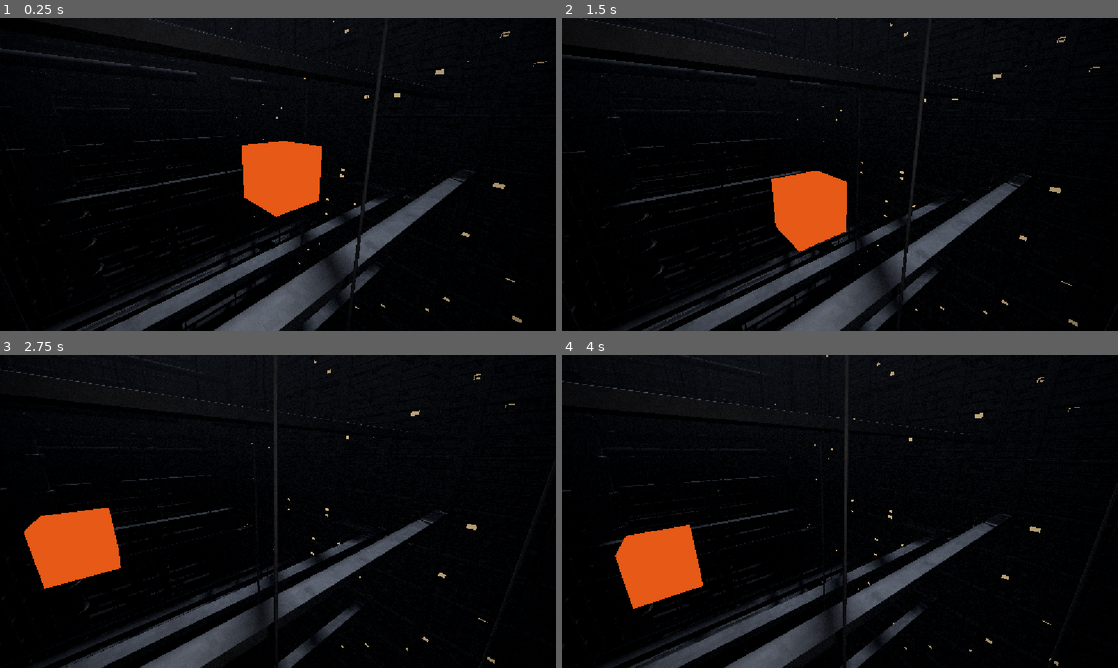
Above: before the commit, frames 1-4 (two rows, left to right).
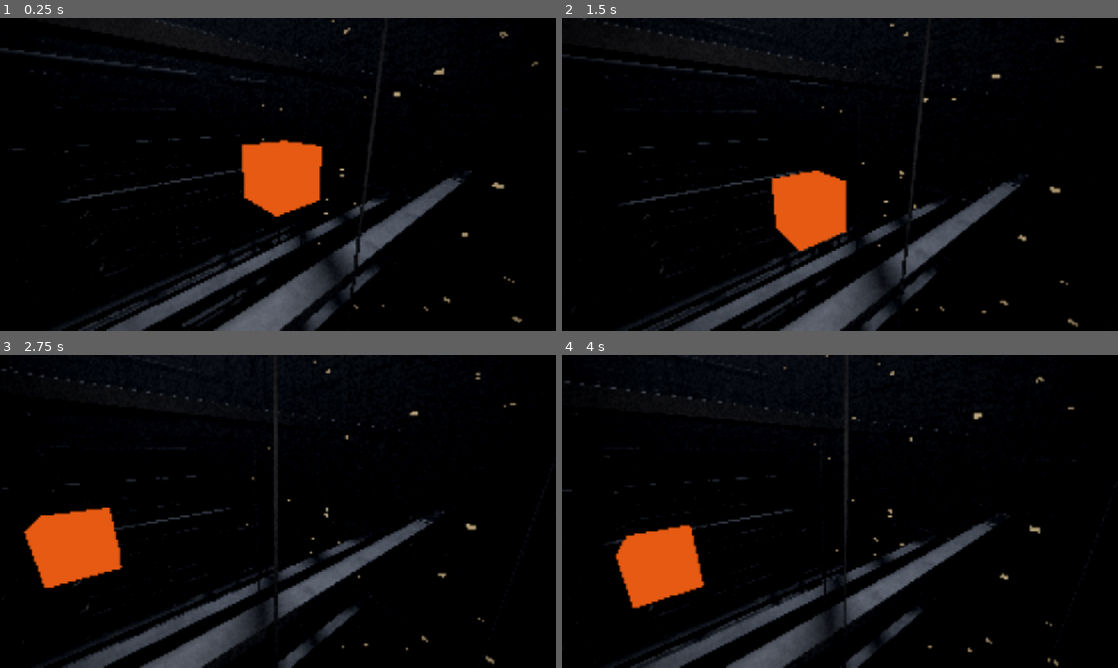
Above: after the commit, the same moments.

Repository: seletz/megastructure
Game: Godot game, scene res://scenes/main.tscn
Same seed, same stepped clock (60 frames per second), same inputs: the game is played once before the commit and once after it.
Inputs (mouse positions are in pixels of both pictures, inside the frame that each line leads up to):
- Up to frame 1 (0.25 s): no input
- Up to frame 2 (1.5 s): tap Enter at 0.5 s; move the mouse to (962, 158) at 0.52 s; hold D 0.53-1.25 s; hold E 0.53-1.25 s; click (962, 158) at 0.67 s; drag from (728, 190) to (812, 237) at 1.27 s
- Up to frame 3 (2.75 s): tap Space at 2 s; move the mouse to (333, 442) at 2.02 s; hold D from 2.03 s (still down); hold Shift from 2.03 s (still down)
- Up to frame 4 (4 s): release D at 2.75 s; release Shift at 2.75 s; drag from (812, 574) to (673, 464) at 2.77 s; tap Enter at 3.5 s; move the mouse to (1006, 558) at 3.52 s; hold A from 3.53 s (still down); hold E from 3.53 s (still down)

The runs differ from the first frame. In frame 1, 1.6% of the frame differs, in the area x 0-99%, y 0-100%; in frame 2, 1.6%, in the area x 0-98%, y 0-100%; in frame 3, 1.4%; in frame 4, 1.5%.

Commit message:
chore(project): render 3D at half resolution with bilinear scaling

Diff:
--- a/project.godot
+++ b/project.godot
@@ -27,3 +27,5 @@
 [rendering]
 
 rendering_device/driver.windows="d3d12"
+scaling_3d/mode=0
+scaling_3d/scale=0.5
